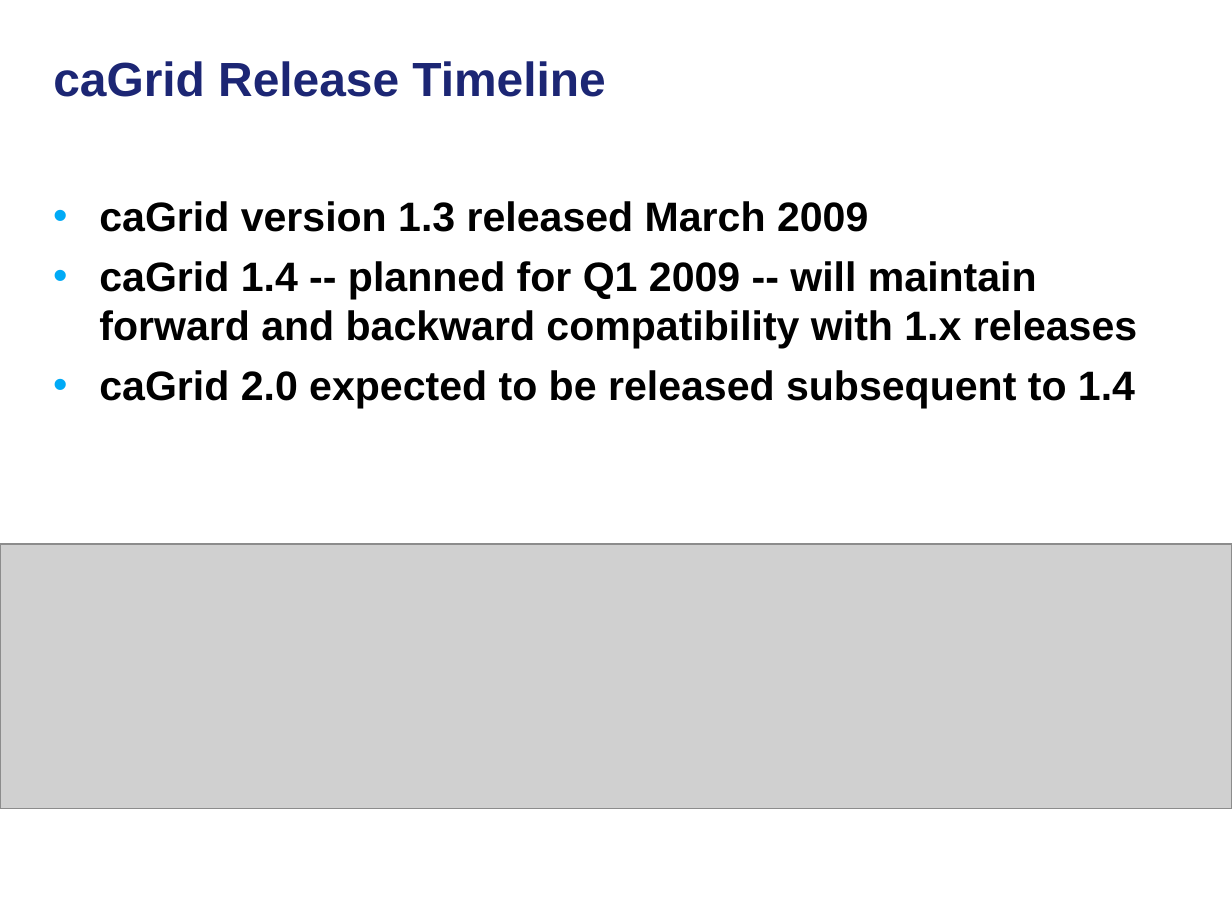
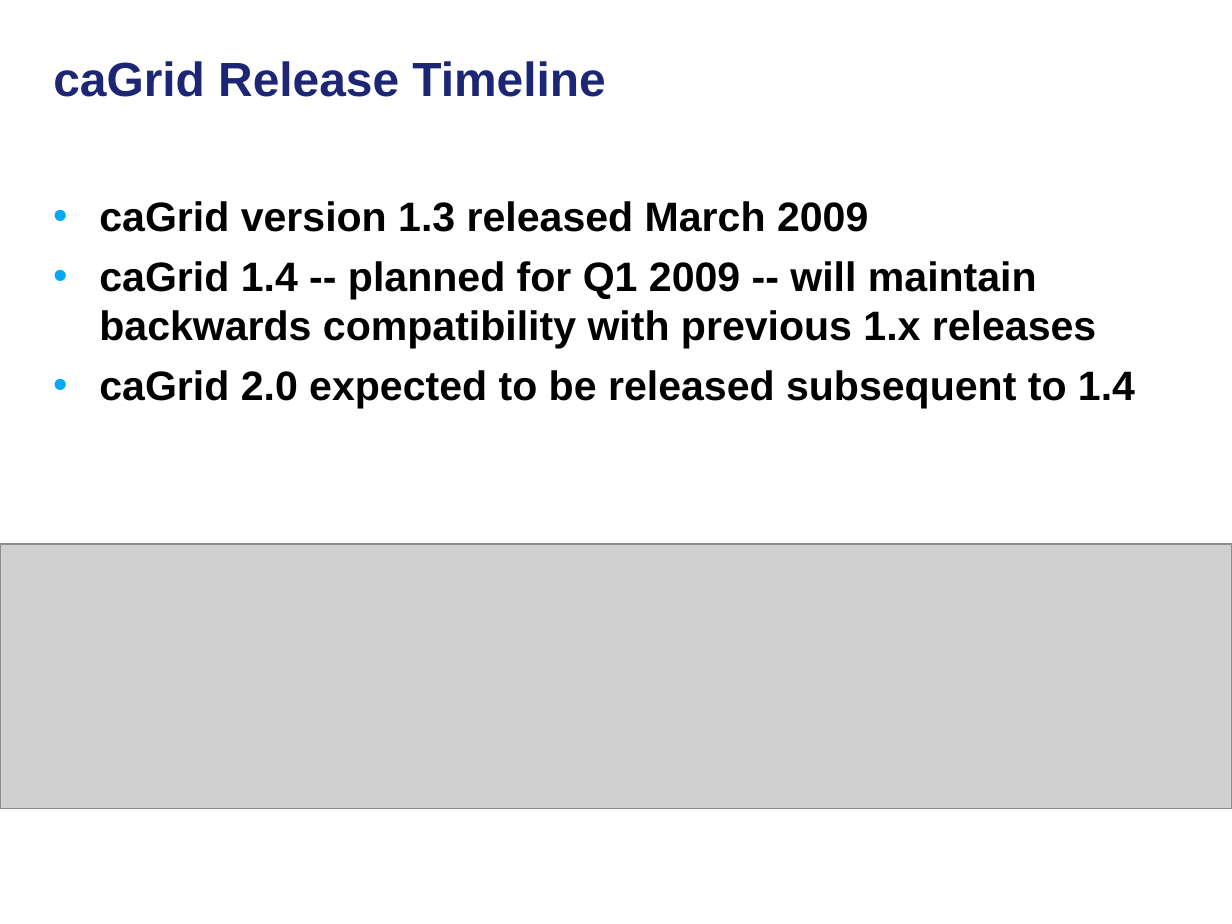
Before and after one commit to NCIP/cagrid-docs, a slide deck: slide 3 of general/presentations/200910_VCDE_ARCH/20091022_Arch_VCDE_caGrid_Future.ppt. Drawn at 1232x924 pixels with LibreOffice and Linux fonts; fonts in the diff are those of the drawing; grey boxes stand for pictures; background and template pictures are left out. Boxes give left, top, right and bottom in pixels: in the first picture for what was removed or moved away, otherwise in the second. Text is boxed around its words. In the diff, an @@ line names an element or a change of style, - is before the commit and + after.

```diff
--- a/general/presentations/200910_VCDE_ARCH/20091022_Arch_VCDE_caGrid_Future.ppt
+++ b/general/presentations/200910_VCDE_ARCH/20091022_Arch_VCDE_caGrid_Future.ppt
@@ text at bbox=[99, 261, 1096, 349]: text changed @@
-• caGrid 1.4 -- planned for Q1 2009 -- will maintain forward and backward compatibility with 1.x releases
+• caGrid 1.4 -- planned for Q1 2009 -- will maintain backwards compatibility with previous 1.x releases
```
Also in this commit, not shown: 8 other slides changed, 4 slides added, 1 slide removed.
